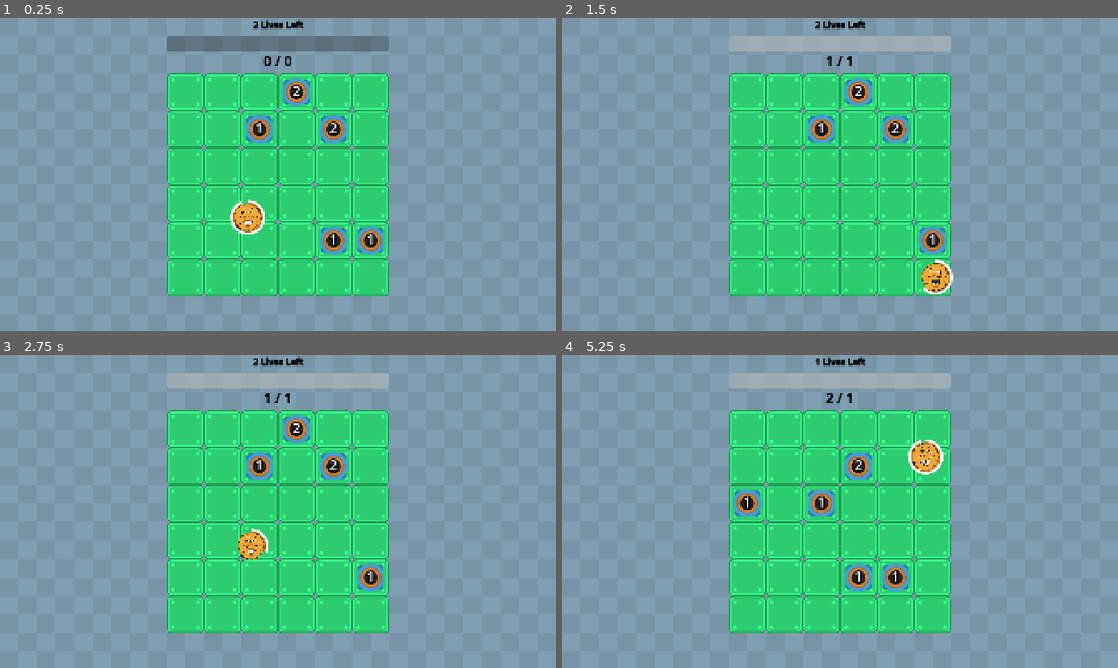
Above: before the commit, frames 1-4 (two rows, left to right).
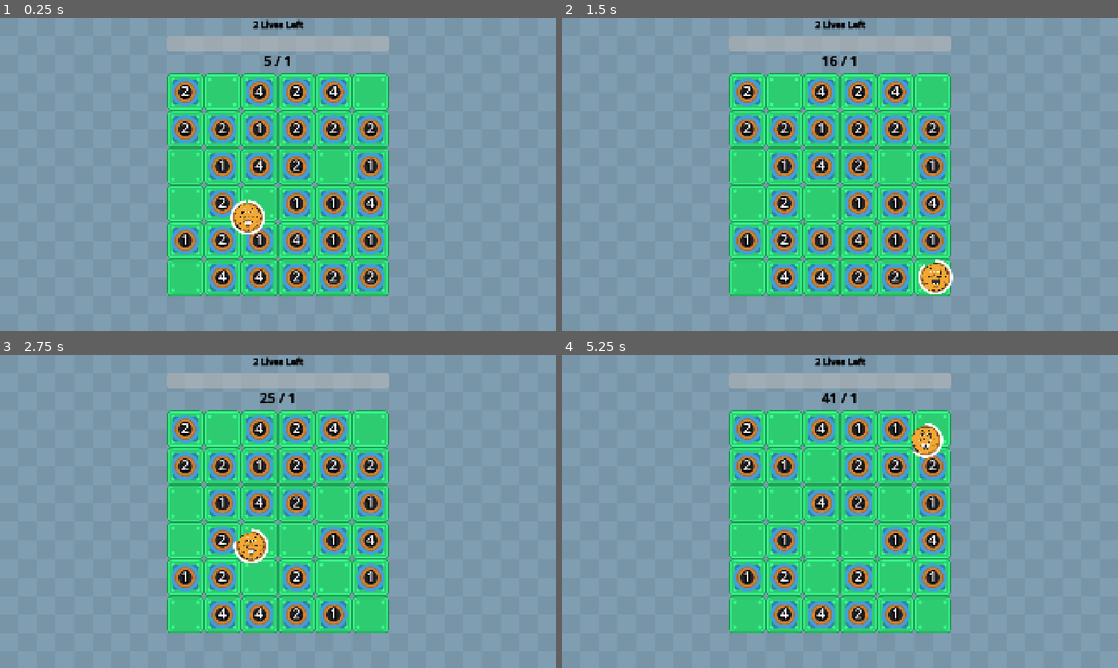
Above: after the commit, the same moments.

Repository: wanamelon/prototype_monorepo
Game: Godot game, scene res://source/bounce_main.tscn
Same seed, same stepped clock (60 frames per second), same inputs: the game is played once before the commit and once after it.
Inputs:
- Up to frame 1 (0.25 s): no input
- Up to frame 2 (1.5 s): no input
- Up to frame 3 (2.75 s): no input
- Up to frame 4 (5.25 s): no input

The runs differ from the first frame. In frame 1, 12% of the frame differs, in the area x 30-70%, y 5-88%; in frame 2, 9.7%; in frame 3, 8.6%; in frame 4, 9.5%.

Commit message:
clean up level on hit

Diff:
--- a/roller/source/crop.gd
+++ b/roller/source/crop.gd
@@ -1,84 +1,7 @@
 class_name Crop extends ItemSystem.Item
 
-var last_hit_per_id := {}
-var _random := RandomNumberGenerator.new()
-
-func activate(state: MatchState):
-	var events: Array[ItemEvent] = []
-	for event in state.last_tick_events:
-		if event is ItemSystem.FreshOverlapEvent:
-			var overlap := event as ItemSystem.FreshOverlapEvent
-			# TODO: should not depend on first/second order bruh
-			if overlap.first is PlayerBall and overlap.second == self:
-				var player := overlap.first as PlayerBall
-				for i in range(player.compute_damage_per_hit()):
-					events.append(ItemSystem.GivePointsEvent.new(compute_point_value()))
-					events.append(ItemSystem.LevelChangeEvent.new(
-						-player.compute_damage_per_hit(), 1.0, ItemSystem.SpecificItem.new(self)))
-					level -= 1
-					if level <= 0:
-						player.on_tile_destroyed()
-						events.append(ItemSystem.DespawnEvent.new(self))
-						break
-	# first process all damage events?
-	# What's intuitive for the player?
-	# Roughly - we should give points = what's on screen
-	# thought experiment: super high damage. We should just give sum(level, level-dmg) { level_pts } right?
-	# yeah makes sense I guess the simplest thing is think about pairs of level down, level up
-	# in that case, we stay at same level, but get points == current
-	# so let's make the logic like that. For i in negative change, if there's a positive, cancel it out and give
-	# and then add remaining positive at end (play a noise if so)
-	var positive_level_change: int = 0
-	var negative_level_change: int = 0
-	for event in state.last_tick_events:
-		if event is ItemSystem.LevelChangeEvent:
-			var level_change := event as ItemSystem.LevelChangeEvent
-			if (level_change.target is ItemSystem.SpecificItem and level_change.target.target == self):
-				if level_change.levels >= 0:
-					positive_level_change += level_change.levels
-				else:
-					negative_level_change += level_change.levels
-				#if _random.randf() < level_change.chance:
-					#$LevelUpAudioPlayer.play()
-					#level = min(20, level + level_change.levels)
-	if positive_level_change > 0:
-		$LevelUpAudioPlayer.play()
-	#for i in range(negative_level_change):
-		#events.append(ItemSystem.GivePointsEvent.new(compute_point_value()))
-		#if positive_level_change > 0:
-			#positive_level_change -= 1
-			#continue # cancel out downlevel
-		#level -= 1
-		#if level <= 0:
-			#break
-	#if level <= 0:
-		#state.player_ball.on_tile_destroyed()
-		#events.append(ItemSystem.DespawnEvent.new(self))
-	var level_changes_canceled_out: int = min(abs(positive_level_change), abs(negative_level_change))
-	for i in range(level_changes_canceled_out):
-		events.append(ItemSystem.GivePointsEvent.new(compute_point_value()))
-	var net_level_change := positive_level_change + negative_level_change
-	if net_level_change > 0:
-		level = min(20, level + net_level_change)
-	else:
-		for i in range(abs(net_level_change)):
-			events.append(ItemSystem.GivePointsEvent.new(compute_point_value()))
-			level -= 1
-			if level <= 0:
-				state.player_ball.on_tile_destroyed()
-				events.append(ItemSystem.DespawnEvent.new(self))
-				break
-	return events
-
-func find_parent_item(node: Node) -> ItemSystem.Item:
-	var current_node := node
-	while not current_node is ItemSystem.Item:
-		current_node = current_node.get_parent()
-		if current_node == null:
-			assert(false, "No item parent for node %s" % node.get_path())
-	return current_node
-
 const THOUSANDS_LEVEL_SUFFIXES = ["", "K", "M"]
+const DIGITS_PER_THOUSAND_LEVEL: int = 3
 const LEVEL_COLORS := [
 	Color.BLACK,
 	Color.GHOST_WHITE, # Level 1
@@ -93,10 +16,58 @@
 var rng := RandomNumberGenerator.new()
 var level: int = 1
 
-#func _ready():
-	#$Hitbox.body_entered.connect(_on_body_entered)
+func activate(state: MatchState):
+	var events: Array[ItemEvent] = []
+	events.append_array(_level_down_if_hit(state))
+	events.append_array(_apply_level_changes(state))
+	return events
 
-const DIGITS_PER_THOUSAND_LEVEL: int = 3
+func _level_down_if_hit(state: MatchState):
+	var events: Array[ItemEvent] = []
+	for event in state.last_tick_events:
+		if event is ItemSystem.FreshOverlapEvent:
+			var overlap := event as ItemSystem.FreshOverlapEvent
+			# TODO: should not depend on first/second order bruh
+			if overlap.first is PlayerBall and overlap.second == self:
+				var player := overlap.first as PlayerBall
+				events.append(ItemSystem.LevelChangeEvent.new(
+					-player.compute_damage_per_hit(), ItemSystem.SpecificItem.new(self)))
+	return events
+
+func _apply_level_changes(state: MatchState):
+	var events: Array[ItemEvent] = []
+	var total_positive_level_change: int = 0
+	var total_negative_level_change: int = 0
+	for event in state.last_tick_events:
+		if event is ItemSystem.LevelChangeEvent:
+			var level_change := event as ItemSystem.LevelChangeEvent
+			if (level_change.target is ItemSystem.SpecificItem and level_change.target.target == self):
+				if level_change.levels >= 0:
+					total_positive_level_change += level_change.levels
+				else:
+					total_negative_level_change += level_change.levels
+	if total_positive_level_change > 0:
+		$LevelUpAudioPlayer.play()
+	if total_negative_level_change < 0:
+		$LevelDownAudioPlayer.play()
+	var level_changes_canceled_out: int = min(abs(total_positive_level_change), abs(total_negative_level_change))
+	for i in range(level_changes_canceled_out):
+		events.append(ItemSystem.GivePointsEvent.new(_compute_point_value()))
+	var net_level_change := total_positive_level_change + total_negative_level_change
+	if net_level_change > 0:
+		level = min(20, level + net_level_change)
+	else:
+		for i in range(abs(net_level_change)):
+			events.append(ItemSystem.GivePointsEvent.new(_compute_point_value()))
+			level -= 1
+			if level <= 0:
+				state.player_ball.on_tile_destroyed()
+				events.append(ItemSystem.DespawnEvent.new(self))
+				break
+	return events
+
+func _compute_point_value():
+	return 2 ** (level - 1)
 
 func _process(delta):
 	var points = 2 ** (level - 1)
@@ -106,7 +77,7 @@
 		normalized /= 1000
 		thousands_level += 1
 	var num_digits = str(points).length()
-	$LevelLabel.text = str(normalized) + THOUSANDS_LEVEL_SUFFIXES[thousands_level] # + "\n" + str(points)
+	$LevelLabel.text = str(normalized) + THOUSANDS_LEVEL_SUFFIXES[thousands_level]
 	$LevelLabel.set("theme_override_colors/font_color", LEVEL_COLORS[min(len(LEVEL_COLORS)- 1, num_digits)])
 
 #func toggle_bounce(should: bool):
@@ -127,9 +98,6 @@
 	#var growth_probability_per_second := 1.0 / expected_seconds_until_growth
 	#if rng.randf() < (delta * growth_probability_per_second):
 		#_level_up()
-
-func compute_point_value():
-	return 2 ** (level - 1)
 
 #func try_level_up_from_snail_trail(chance: float):
 	#if rng.randf() < chance:
--- a/roller/source/crop.tscn
+++ b/roller/source/crop.tscn
@@ -1,8 +1,9 @@
-[gd_scene load_steps=6 format=3 uid="uid://1e3xm6ur0cmn"]
+[gd_scene load_steps=7 format=3 uid="uid://1e3xm6ur0cmn"]
 
 [ext_resource type="Script" uid="uid://bbgfi3wxcdfkk" path="res://source/crop.gd" id="1_1owf8"]
 [ext_resource type="Texture2D" uid="uid://r3bfnria2cwq" path="res://assets/rolling_ball/hole_small_end_alt.png" id="2_8owxi"]
 [ext_resource type="AudioStream" uid="uid://lq1tdvpynlb3" path="res://assets/audio/level_up.mp3" id="3_54d5u"]
+[ext_resource type="AudioStream" uid="uid://dwfd2dplrtomh" path="res://assets/audio/damage.mp3" id="4_8owxi"]
 
 [sub_resource type="CircleShape2D" id="CircleShape2D_abydu"]
 radius = 45.0
@@ -44,3 +45,6 @@
 stream = ExtResource("3_54d5u")
 volume_db = -10.0
 pitch_scale = 1.5
+
+[node name="LevelDownAudioPlayer" type="AudioStreamPlayer2D" parent="."]
+stream = ExtResource("4_8owxi")
--- a/roller/source/crop_spawner.gd
+++ b/roller/source/crop_spawner.gd
@@ -6,7 +6,7 @@
 func activate(state: MatchState):
 	var events: Array[ItemEvent] = []
 	if state.tick == 0:
-		for i in range(5): # TODO: configurable?
+		for i in range(30): # TODO: configurable?
 			var factory = func ():
 				var crop = CROP_SCENE.instantiate()
 				crop.level = _random.randi_range(1, 3)
--- a/roller/source/item_system.gd
+++ b/roller/source/item_system.gd
@@ -62,6 +62,14 @@
 func get_score() -> int:
 	return _match_state.points
 
+static func find_parent_item(node: Node) -> ItemSystem.Item:
+	var current_node := node
+	while not current_node is ItemSystem.Item:
+		current_node = current_node.get_parent()
+		if current_node == null:
+			assert(false, "No item parent for node %s" % node.get_path())
+	return current_node
+
 class MatchState:
 	var tick: int
 	var points: int
@@ -220,11 +228,9 @@
 
 class LevelChangeEvent extends ItemEvent:
 	var levels: int
-	var chance: float
 	var target: TargetingConfig
-	func _init(levels: int, chance: float, target: TargetingConfig):
+	func _init(levels: int, target: TargetingConfig):
 		self.levels = levels
-		self.chance = chance
 		self.target = target
 
 @abstract
--- a/roller/source/level_up_crop_on_hit.gd
+++ b/roller/source/level_up_crop_on_hit.gd
@@ -9,5 +9,6 @@
 			var overlap := event as ItemSystem.FreshOverlapEvent
 			# TODO: should not depend on first/second order bruh
 			if overlap.first is PlayerBall and overlap.second is Crop:
-				events.append(ItemSystem.LevelChangeEvent.new(1, 1.0, ItemSystem.SpecificItem.new(overlap.second)))
+				if _random.randf() < 0.2:
+					events.append(ItemSystem.LevelChangeEvent.new(1, ItemSystem.SpecificItem.new(overlap.second)))
 	return events
--- a/roller/source/player_ball.gd
+++ b/roller/source/player_ball.gd
@@ -10,7 +10,7 @@
 var _random := RandomNumberGenerator.new()
 var _speed: float = 400.0
 var _points: int = 0
-var _stamina_seconds: float = 4
+var _stamina_seconds: float = 14
 var _max_stamina := _stamina_seconds
 var _items: Array[ItemDef] = []
 var _speed_buff_durations: Array[float] = []
--- a/roller/source/utils.gd
+++ b/roller/source/utils.gd
@@ -1,4 +1,11 @@
 class_name Utils
+
+static func filter(list: Array, predicate: Callable, retain_matching: bool = true):
+	var matches = []
+	var not_matches = []
+	for element in list:
+		(matches if predicate.call(element) else not_matches).append(element)
+	return matches if retain_matching else not_matches
 
 static func get_only_element_of_list(list: Array):
 	assert(list.size() == 1, "Cannot get only element of list with size != 1")
Not shown, changed: roller/dev_notes.md
